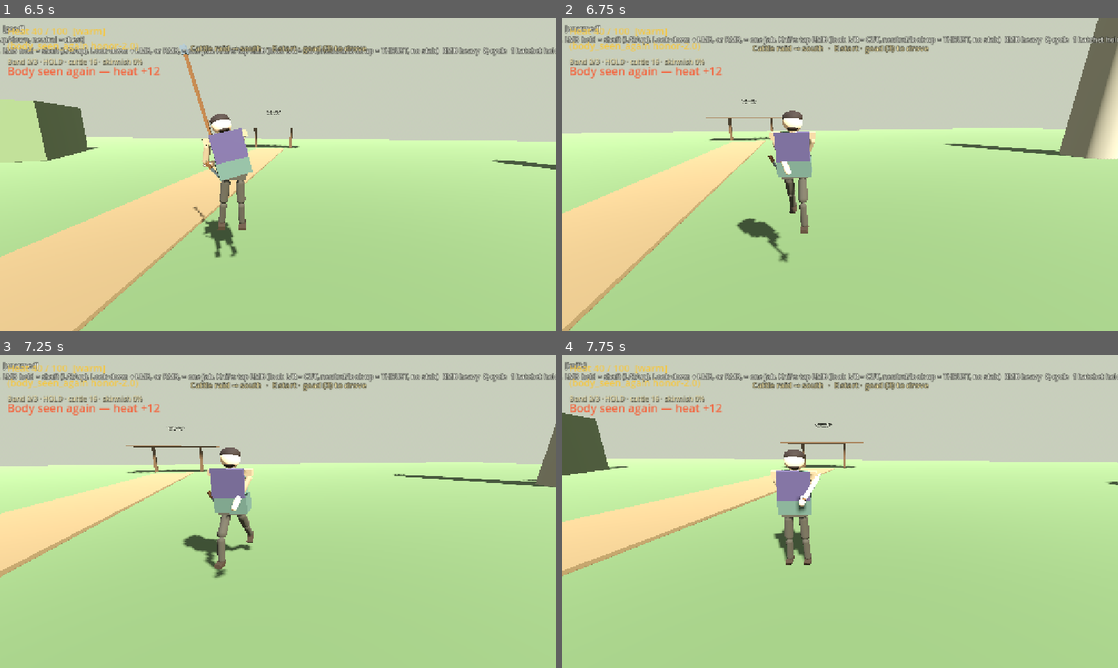
Above: before the commit, frames 1-4 (two rows, left to right).
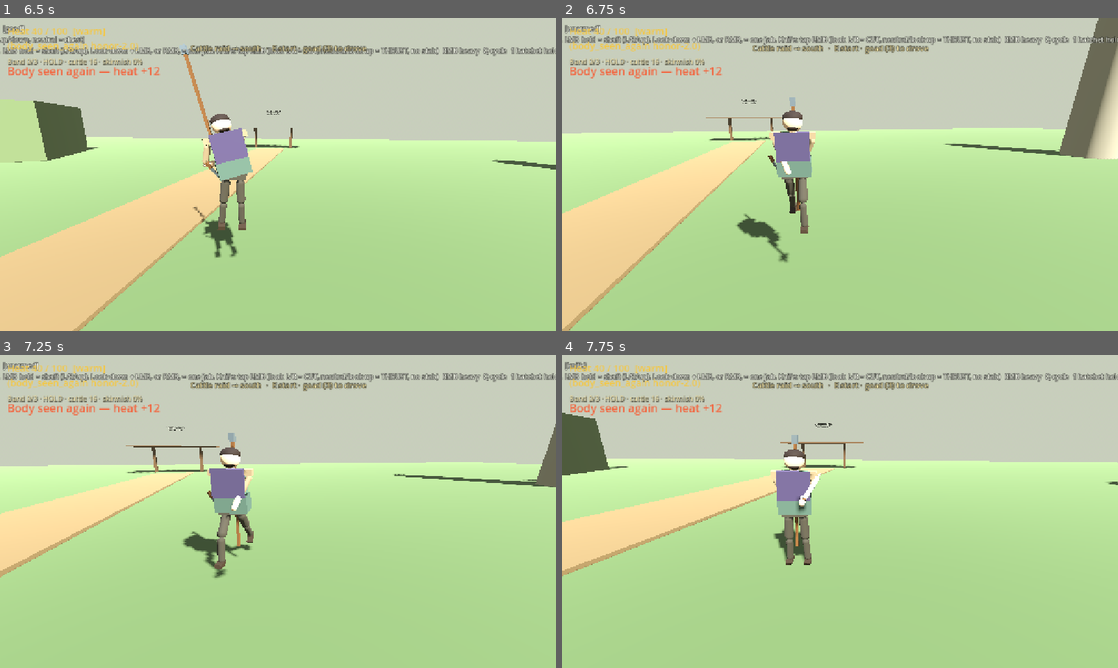
Above: after the commit, the same moments.

Repository: fortins4/devPlayground
Game: Godot game, scene res://scenes/main/main.tscn
Same seed, same stepped clock (60 frames per second), same inputs: the game is played once before the commit and once after it.
Inputs (mouse positions are in pixels of both pictures, inside the frame that each line leads up to):
- Up to frame 1 (6.5 s): tap Enter at 0.5 s; move the mouse to (305, 174) at 0.52 s; hold Right mouse button (attack_heavy) 0.53-1.28 s; hold W (move_forward) 0.53-5.78 s; click (305, 174) at 0.67 s; tap Space (jump) at 0.77, 1.52, 3.02, 3.77, 4.52, 6.02 s; move the mouse to (250, 174) at 1.27 s; click (250, 174) at 1.35 s; move the mouse to (289, 168) at 2.02 s; hold H (band_toggle) 2.03-2.78 s; move the mouse to (272, 180) at 2.77 s; tap Ctrl (crouch) at 2.85 s; click (272, 180) at 2.92 s; move the mouse to (316, 177) at 3.52 s; hold Q (cycle_weapon) 3.53-4.28 s; move the mouse to (233, 171) at 4.27 s; tap E (interact) at 4.35 s; move the mouse to (283, 174) at 5.02 s; hold Shift (sprint) 5.03-5.78 s; click (283, 174) at 5.17 s; move the mouse to (255, 168) at 5.77 s; hold D (move_right) from 5.78 s (still down); tap 3 (weapon_goad) at 5.85 s
- Up to frame 2 (6.75 s): move the mouse to (867, 174) at 6.52 s; release D (move_right) at 6.53 s; hold W (move_forward) from 6.53 s (still down); hold 1 (weapon_hatchet) from 6.53 s (still down)
- Up to frame 3 (7.25 s): keep holding W (move_forward); keep holding 1 (weapon_hatchet); tap Space (jump) at 6.77 s
- Up to frame 4 (7.75 s): keep holding W (move_forward); move the mouse to (812, 511) at 7.27 s; release 1 (weapon_hatchet) at 7.28 s; tap 2 (weapon_knife) at 7.35 s; click (812, 511) at 7.42 s; tap Space (jump) at 7.52 s

Frame 1 is identical in both runs. In frame 2, 0.1% of the frame differs, in the area x 32-43%, y 25-72%; in frame 3, 0.1%, in the area x 34-44%, y 24-65%; in frame 4, 0.1%.

Commit message:
feat(combat): lay the full goad flat along the back

Diff:
--- a/scripts/characters/shared/kerne_mesh_builder.gd
+++ b/scripts/characters/shared/kerne_mesh_builder.gd
@@ -269,22 +269,22 @@
 		bk_b.position = Vector3(0.0, -0.12, 0.0)
 		belt_knife.add_child(bk_b)
 
-		# Flat on the back. Face is +Z, so -Z is behind the torso.
-		# Short enough to stay inside the tunic from the front and the side.
+		# Same goad as the hands: full shaft, gray head. Face is +Z, so -Z is the back.
+		# Long axis is local Y, up the spine, inside the torso's width.
 		var back_goad := Node3D.new()
 		back_goad.name = "BackGoad"
-		back_goad.position = Vector3(0.0, 0.40, -0.162)
-		back_goad.rotation_degrees = Vector3(0.0, 0.0, 90.0)
+		back_goad.position = Vector3(0.0, -0.55, -0.158)
+		back_goad.rotation_degrees = Vector3.ZERO
 		torso.add_child(back_goad)
 		var goad_mesh := BoxMesh.new()
-		goad_mesh.size = Vector3(0.036, 0.26, 0.036)
+		goad_mesh.size = Vector3(0.045, 1.75, 0.045)
 		var goad_mi := _mesh_inst(goad_mesh, wood, "Staff")
-		goad_mi.position = Vector3.ZERO
+		goad_mi.position = Vector3(0.0, 0.62, 0.0)
 		back_goad.add_child(goad_mi)
 		var tip_mesh := BoxMesh.new()
-		tip_mesh.size = Vector3(0.05, 0.04, 0.05)
+		tip_mesh.size = Vector3(0.08, 0.12, 0.08)
 		var tip_mi := _mesh_inst(tip_mesh, iron, "Tip")
-		tip_mi.position = Vector3(0.0, 0.12, 0.0)
+		tip_mi.position = Vector3(0.0, 1.52, 0.0)
 		back_goad.add_child(tip_mi)
 
 	return {
